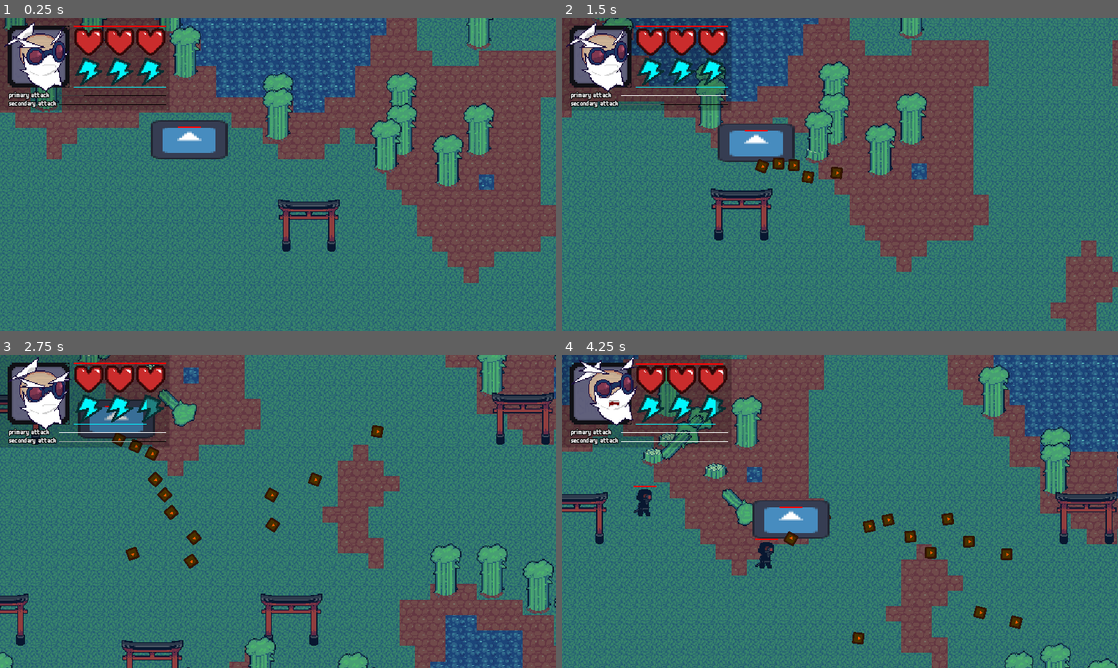
Above: before the commit, frames 1-4 (two rows, left to right).
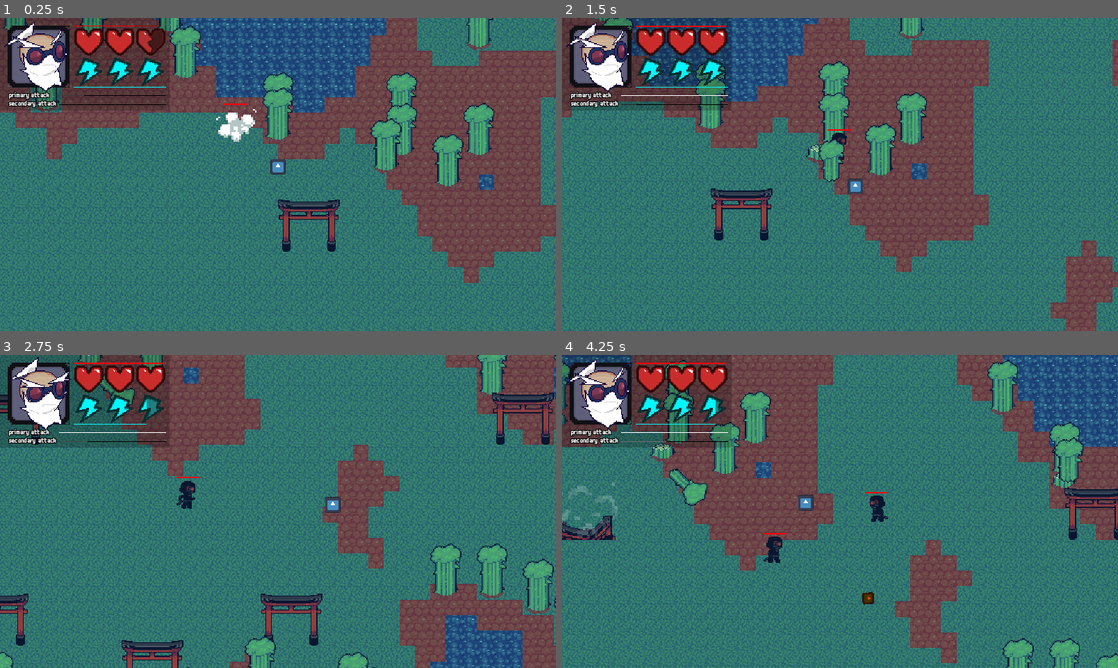
Above: after the commit, the same moments.

Repository: slotling/collateral-damage-gwj71
Game: Godot game, scene res://Scenes/Root/world.tscn
Same seed, same stepped clock (60 frames per second), same inputs: the game is played once before the commit and once after it. The engine's default icon, where the game draws it, is replaced by a stand-in: a white triangle on a blue panel in a dark square.
Inputs (mouse positions are in pixels of both pictures, inside the frame that each line leads up to):
- Up to frame 1 (0.25 s): no input
- Up to frame 2 (1.5 s): move the mouse to (962, 158) at 0.52 s; hold D (right) 0.53-1.28 s; click (962, 158) at 0.6 s; move the mouse to (728, 190) at 1.27 s; hold S (backward) from 1.28 s (still down); right-click (728, 190) at 1.35 s
- Up to frame 3 (2.75 s): move the mouse to (333, 442) at 2.02 s; release S (backward) at 2.03 s; hold D (right) from 2.03 s (still down); hold Shift (run) from 2.03 s (still down)
- Up to frame 4 (4.25 s): move the mouse to (812, 574) at 2.77 s; release D (right) at 2.78 s; release Shift (run) at 2.78 s; hold W (forward) 2.78-3.53 s; click (812, 574) at 2.85 s; move the mouse to (1006, 558) at 3.52 s; hold A (left) from 3.53 s (still down); right-click (1006, 558) at 3.6 s

The runs differ from the first frame. In frame 1, 2.4% of the frame differs, in the area x 13-52%, y 2-50%; in frame 2, 3.1%; in frame 3, 3.2%; in frame 4, 33%, in the area x 0-100%, y 0-100%.

Commit message:
spawn anim and stuff

Diff:
--- a/EnvironmentObject.gd
+++ b/EnvironmentObject.gd
@@ -32,3 +32,6 @@
 
 func _on_hit_box_handler_hit(strength, cause, hurtbox_global_position) -> void:
 	health_handler.affect(-abs(strength), cause, hurtbox_global_position)
+
+func _process(delta):
+	$CollisionShape2D.disabled = (state == "dead" or state == "decaying")
--- a/Handlers/AttackHandlers/EnemyAttacks/TerminatorEnemy_Attack1.gd
+++ b/Handlers/AttackHandlers/EnemyAttacks/TerminatorEnemy_Attack1.gd
@@ -6,7 +6,7 @@
 	var instance = enemy_bullet_preload.instantiate()
 	var enemypos = enemy.global_position
 	var playerpos = player.global_position
-	var direction = rad_to_deg(enemypos.angle_to_point(playerpos)) + randi_range(-60, 60)
+	var direction = rad_to_deg(enemypos.angle_to_point(playerpos)) + randi_range(-15, 15)
 
 	instance.init(enemypos, direction)
 	Global.add_world_node(instance)
--- a/Handlers/WaveHandler.gd
+++ b/Handlers/WaveHandler.gd
@@ -6,12 +6,27 @@
 
 @onready var cooldown_timer = $WaveCooldown
 @onready var terrain_generator: Node2D = get_tree().get_first_node_in_group("terrain_generator")
-@export var enemy = preload("res://Scenes/Entities/Enemies/terminator_enemy.tscn")
+var enemy_preload = [
+	preload("res://Scenes/Entities/Enemies/terminator_enemy.tscn"),
+	preload("res://Scenes/Entities/Enemies/panda_enemy.tscn"),
+	preload("res://Scenes/Entities/Enemies/car_enemy.tscn"),
+]
 @export var enabled = true
 
 @export var wave_cooldown: int
-@export var max_enemy_count: int
-@export var max_wave_count: int
+
+var wave_layout = [
+	[5, 0, 0],
+	[10, 0, 0],
+	[10, 0, 0],
+	[12, 1, 0],
+	[12, 1, 0],
+	[12, 1, 0],
+	[12, 2, 0],
+	[12, 2, 0],
+	[15, 2, 0],
+	[0, 0, 1],
+]
 
 var enemy_count: int = 0
 var current_wave: int = 0
@@ -22,10 +37,13 @@
 func start_wave():
 	if !enabled:
 		return
-	for n in max_enemy_count:
-		enemy_count = n
-		spawn_enemy()
-		await get_tree().create_timer(1).timeout
+
+	var enemies_to_add = wave_layout[current_wave]
+	for i in range(enemies_to_add.size()):
+		for n in range(enemies_to_add[i]):
+			enemy_count = n
+			spawn_enemy(enemy_preload[i])
+			await get_tree().create_timer(1).timeout
 
 func get_random_position():
 	if terrain_generator:
@@ -34,7 +52,7 @@
 		return random_tile_pos - terrain_generator.size/2
 	return Vector2.ZERO
 
-func spawn_enemy():
+func spawn_enemy(enemy):
 	var enemy_instance = enemy.instantiate()
 	var random_pos = get_random_position()
 	var health_handler = enemy_instance.health_handler
@@ -48,7 +66,7 @@
 	current_wave += 1
 
 func _on_wave_cooldown_timeout():
-	if current_wave != max_wave_count:
+	if current_wave != wave_layout.size():
 		start_wave()
 		print("wave started")
 	else:
--- /dev/null
+++ b/Resources/Atlases/crosshair.tres
@@ -0,0 +1,7 @@
+[gd_resource type="AtlasTexture" load_steps=2 format=3 uid="uid://dogh8u11nmxvb"]
+
+[ext_resource type="Texture2D" uid="uid://qwjb26svp7gc" path="res://Assets/Textures/NyomSprites.png" id="1_ugokl"]
+
+[resource]
+atlas = ExtResource("1_ugokl")
+region = Rect2(32, 224, 32, 32)
--- a/Scenes/Entities/Projectiles/Bullet.tscn
+++ b/Scenes/Entities/Projectiles/Bullet.tscn
@@ -18,6 +18,7 @@
 texture = ExtResource("2_hin6l")
 
 [node name="HurtBoxHandler" parent="." instance=ExtResource("3_fhy25")]
+strength = 30
 cause = "Shot"
 avoid_damaging_enemies = true
 
--- a/Scenes/Entities/enemy.gd
+++ b/Scenes/Entities/enemy.gd
@@ -19,6 +19,7 @@
 	global_position = pos
 
 func _ready() -> void:
+	$AnimationPlayerEnemy.play("spawn")
 	target = get_tree().get_first_node_in_group("player")
 	call_deferred("target_setup")
 
--- a/Scenes/Entities/enemy.tscn
+++ b/Scenes/Entities/enemy.tscn
@@ -1,11 +1,13 @@
-[gd_scene load_steps=10 format=3 uid="uid://bgmyc6lbh46uf"]
+[gd_scene load_steps=15 format=3 uid="uid://bgmyc6lbh46uf"]
 
 [ext_resource type="Script" path="res://Scenes/Entities/enemy.gd" id="1_eb3nf"]
 [ext_resource type="PackedScene" uid="uid://yso47d6pjwco" path="res://Handlers/hit_box_handler.tscn" id="2_7q284"]
 [ext_resource type="PackedScene" uid="uid://bd0rf1irac7tl" path="res://Handlers/health_handler.tscn" id="2_mm7t0"]
+[ext_resource type="Texture2D" uid="uid://b1k3mggtht0mx" path="res://icon.svg" id="2_pifbb"]
 [ext_resource type="PackedScene" uid="uid://7ua4udaksgfe" path="res://Handlers/movement_handler.tscn" id="3_od5h0"]
 [ext_resource type="PackedScene" uid="uid://bn7wfghlv05w0" path="res://Handlers/soft_collision.tscn" id="6_rl0ta"]
 [ext_resource type="PackedScene" uid="uid://0hfltfn6va1t" path="res://Handlers/AttackHandlers/enemy_attacks_group.tscn" id="7_73tpc"]
+[ext_resource type="Texture2D" uid="uid://vbxvfkbam5bj" path="res://Assets/Textures/smoke.png" id="7_qg01r"]
 
 [sub_resource type="CircleShape2D" id="CircleShape2D_4ub75"]
 radius = 32.0
@@ -17,6 +19,55 @@
 [sub_resource type="CircleShape2D" id="CircleShape2D_6ap06"]
 radius = 11.3137
 
+[sub_resource type="Animation" id="Animation_22w2l"]
+resource_name = "spawn"
+length = 0.8
+tracks/0/type = "value"
+tracks/0/imported = false
+tracks/0/enabled = true
+tracks/0/path = NodePath("SpawnSprite:frame")
+tracks/0/interp = 1
+tracks/0/loop_wrap = true
+tracks/0/keys = {
+"times": PackedFloat32Array(0, 0.1, 0.2, 0.3, 0.4, 0.5, 0.6, 0.7),
+"transitions": PackedFloat32Array(1, 1, 1, 1, 1, 1, 1, 1),
+"update": 1,
+"values": [0, 1, 2, 3, 4, 5, 6, 7]
+}
+tracks/1/type = "value"
+tracks/1/imported = false
+tracks/1/enabled = true
+tracks/1/path = NodePath("Sprite2D:visible")
+tracks/1/interp = 1
+tracks/1/loop_wrap = true
+tracks/1/keys = {
+"times": PackedFloat32Array(0, 0.3),
+"transitions": PackedFloat32Array(1, 1),
+"update": 1,
+"values": [false, true]
+}
+
+[sub_resource type="Animation" id="Animation_m5kvu"]
+length = 0.001
+tracks/0/type = "value"
+tracks/0/imported = false
+tracks/0/enabled = true
+tracks/0/path = NodePath("SpawnSprite:frame")
+tracks/0/interp = 1
+tracks/0/loop_wrap = true
+tracks/0/keys = {
+"times": PackedFloat32Array(0),
+"transitions": PackedFloat32Array(1),
+"update": 1,
+"values": [0]
+}
+
+[sub_resource type="AnimationLibrary" id="AnimationLibrary_gr5c0"]
+_data = {
+"RESET": SubResource("Animation_m5kvu"),
+"spawn": SubResource("Animation_22w2l")
+}
+
 [node name="Enemy" type="CharacterBody2D" groups=["enemy", "enemy_and_player"]]
 collision_layer = 4
 collision_mask = 5
@@ -25,6 +76,7 @@
 script = ExtResource("1_eb3nf")
 
 [node name="Sprite2D" type="Sprite2D" parent="."]
+texture = ExtResource("2_pifbb")
 offset = Vector2(0, -16)
 
 [node name="SoftCollision" parent="." instance=ExtResource("6_rl0ta")]
@@ -58,6 +110,17 @@
 
 [node name="EnemyAttacksGroup" parent="." instance=ExtResource("7_73tpc")]
 
+[node name="AnimationPlayerEnemy" type="AnimationPlayer" parent="."]
+libraries = {
+"": SubResource("AnimationLibrary_gr5c0")
+}
+
+[node name="SpawnSprite" type="Sprite2D" parent="."]
+position = Vector2(0, -48)
+scale = Vector2(2, 2)
+texture = ExtResource("7_qg01r")
+hframes = 8
+
 [connection signal="hit" from="HitBoxHandler" to="." method="_on_hit_box_handler_hit"]
 [connection signal="timeout" from="ReactionTimeTimer" to="." method="_on_reaction_time_timer_timeout"]
 [connection signal="died" from="HealthHandler" to="." method="_on_health_handler_died"]
--- a/Scenes/Entities/player.tscn
+++ b/Scenes/Entities/player.tscn
@@ -44,6 +44,7 @@
 [node name="HealthHandler" parent="." instance=ExtResource("3_mkbxr")]
 health = 200
 max_health = 200
+regen = true
 
 [node name="CharacterAttack1" parent="." instance=ExtResource("5_a04fe")]
 
--- a/Scenes/Environment/bamboo.tscn
+++ b/Scenes/Environment/bamboo.tscn
@@ -509,13 +509,11 @@
 [sub_resource type="RectangleShape2D" id="RectangleShape2D_rwjpc"]
 size = Vector2(32, 64)
 
-[sub_resource type="RectangleShape2D" id="RectangleShape2D_u5fsq"]
-size = Vector2(32, 42)
+[sub_resource type="RectangleShape2D" id="RectangleShape2D_l78k1"]
+size = Vector2(32, 64)
 
 [node name="Bamboo" instance=ExtResource("1_f4gq0")]
 y_sort_enabled = true
-collision_layer = 8
-collision_mask = 8
 script = ExtResource("2_mt40n")
 flammable = true
 regeneratable = true
@@ -560,9 +558,9 @@
 [node name="RegrowTimer" type="Timer" parent="." index="6"]
 one_shot = true
 
-[node name="CollisionShape2D" type="CollisionShape2D" parent="." index="7"]
-position = Vector2(0, -24)
-shape = SubResource("RectangleShape2D_u5fsq")
+[node name="CollisionShape2D" parent="." index="7"]
+position = Vector2(0, -32)
+shape = SubResource("RectangleShape2D_l78k1")
 
 [connection signal="hit" from="HitBoxHandler" to="." method="_on_hit_box_handler_hit"]
 [connection signal="timeout" from="RegrowTimer" to="." method="_on_regrow_timer_timeout"]
--- a/Scenes/Environment/environment_object.tscn
+++ b/Scenes/Environment/environment_object.tscn
@@ -18,5 +18,7 @@
 
 [node name="AnimationPlayer" type="AnimationPlayer" parent="."]
 
+[node name="CollisionShape2D" type="CollisionShape2D" parent="."]
+
 [connection signal="died" from="HealthHandler" to="." method="_on_health_handler_died"]
 [connection signal="hit" from="HealthHandler" to="." method="_on_health_handler_hit"]
--- a/Scenes/Environment/torii_gate.tscn
+++ b/Scenes/Environment/torii_gate.tscn
@@ -262,7 +262,7 @@
 "times": PackedFloat32Array(0, 0.3, 0.4),
 "transitions": PackedFloat32Array(1, 1, 1),
 "update": 0,
-"values": [Vector2(1e-05, 1e-05), Vector2(1e-05, 1e-05), Vector2(9, 3)]
+"values": [Vector2(1e-05, 1e-05), Vector2(1e-05, 1e-05), Vector2(9, 8)]
 }
 tracks/6/type = "value"
 tracks/6/imported = false
@@ -418,8 +418,8 @@
 [sub_resource type="RectangleShape2D" id="RectangleShape2D_vidha"]
 size = Vector2(16, 16)
 
-[sub_resource type="RectangleShape2D" id="RectangleShape2D_1jkpk"]
-size = Vector2(16, 72)
+[sub_resource type="RectangleShape2D" id="RectangleShape2D_imc0g"]
+size = Vector2(112, 56)
 
 [node name="ToriiGate" instance=ExtResource("1_6cbch")]
 script = ExtResource("2_bslew")
@@ -443,6 +443,7 @@
 }
 
 [node name="HitBoxHandler" parent="." index="4" instance=ExtResource("4_db4q8")]
+visible = false
 
 [node name="CollisionShape2D" type="CollisionShape2D" parent="HitBoxHandler" index="1"]
 position = Vector2(-48, -28)
@@ -472,13 +473,10 @@
 offset = Vector2(0, -32)
 hframes = 8
 
-[node name="CollisionShape2D" type="CollisionShape2D" parent="." index="8"]
-position = Vector2(-48, -36)
-shape = SubResource("RectangleShape2D_1jkpk")
-
-[node name="CollisionShape2D2" type="CollisionShape2D" parent="." index="9"]
-position = Vector2(48, -32)
-shape = SubResource("RectangleShape2D_1jkpk")
+[node name="CollisionShape2D" parent="." index="8"]
+visible = false
+position = Vector2(0, -28)
+shape = SubResource("RectangleShape2D_imc0g")
 
 [connection signal="hit" from="HitBoxHandler" to="." method="_on_hit_box_handler_hit"]
 [connection signal="timeout" from="DecayTimer" to="." method="_on_decay_timer_timeout"]
--- a/Scenes/Root/world.tscn
+++ b/Scenes/Root/world.tscn
@@ -1,24 +1,22 @@
 [gd_scene load_steps=5 format=3 uid="uid://dxacdto1scojh"]
 
 [ext_resource type="PackedScene" uid="uid://d3hrl4tjnukfe" path="res://Scenes/Generation/terrain.tscn" id="1_r6r10"]
-[ext_resource type="PackedScene" uid="uid://dl472ck8pk4d7" path="res://Scenes/Entities/Characters/arsonist_player.tscn" id="4_6tavc"]
-[ext_resource type="PackedScene" uid="uid://cr1bp5pyswuyb" path="res://Scenes/Entities/Enemies/car_enemy.tscn" id="4_a3550"]
+[ext_resource type="PackedScene" uid="uid://djorhqqn1rked" path="res://Scenes/Entities/Characters/demolitionist_player.tscn" id="3_tncp8"]
 [ext_resource type="PackedScene" uid="uid://14wcwtgp2v2v" path="res://Handlers/wave_handler.tscn" id="4_apm3v"]
+[ext_resource type="PackedScene" uid="uid://cedwbr4ui4t4j" path="res://Scenes/Entities/Enemies/terminator_enemy.tscn" id="4_gi46o"]
 
 [node name="World" type="Node2D" groups=["main"]]
 y_sort_enabled = true
 
 [node name="WaveHandler" parent="." instance=ExtResource("4_apm3v")]
 wave_cooldown = 3
-max_enemy_count = 10
-max_wave_count = 10
 
 [node name="Terrain" parent="." instance=ExtResource("1_r6r10")]
 z_index = -2
 debugNoRelocate = true
 size = Vector2(100, 100)
 
-[node name="Car_Enemy" parent="." instance=ExtResource("4_a3550")]
-position = Vector2(-184, -32)
+[node name="DemolitionistPlayer" parent="." instance=ExtResource("3_tncp8")]
 
-[node name="ArsonistPlayer" parent="." instance=ExtResource("4_6tavc")]
+[node name="TerminatorEnemy" parent="." instance=ExtResource("4_gi46o")]
+position = Vector2(-88, -80)
--- /dev/null
+++ b/UI/crosshair.gd
@@ -0,0 +1,9 @@
+extends Sprite2D
+
+
+# Called when the node enters the scene tree for the first time.
+func _ready():
+	pass # Replace with function body.
+
+func _process(delta):
+	global_position = get_global_mouse_position()
--- /dev/null
+++ b/UI/crosshair.tscn
@@ -0,0 +1,8 @@
+[gd_scene load_steps=3 format=3 uid="uid://cln0cwfvajpid"]
+
+[ext_resource type="Texture2D" uid="uid://dogh8u11nmxvb" path="res://Resources/Atlases/crosshair.tres" id="1_jg2mv"]
+[ext_resource type="Script" path="res://UI/crosshair.gd" id="2_qfdqx"]
+
+[node name="Crosshair" type="Sprite2D"]
+texture = ExtResource("1_jg2mv")
+script = ExtResource("2_qfdqx")
--- a/UI/gui.tscn
+++ b/UI/gui.tscn
@@ -104,7 +104,7 @@
 [node name="Hearts" type="TextureProgressBar" parent="Control/ColorRect/HBoxContainer/VBoxContainer"]
 layout_mode = 2
 max_value = 200.0
-value = 200.0
+value = 100.0
 texture_under = ExtResource("5_m2yw5")
 texture_progress = ExtResource("6_6yntk")
 
--- a/project.godot
+++ b/project.godot
@@ -30,6 +30,7 @@
 window/size/window_width_override=1152
 window/size/window_height_override=648
 window/stretch/mode="canvas_items"
+mouse_cursor/custom_image="res://Assets/Textures/tile225.png"
 
 [editor]
 
Binary file added: Assets/Textures/tile225.png
Not shown, added: Assets/Textures/tile225.png.import
